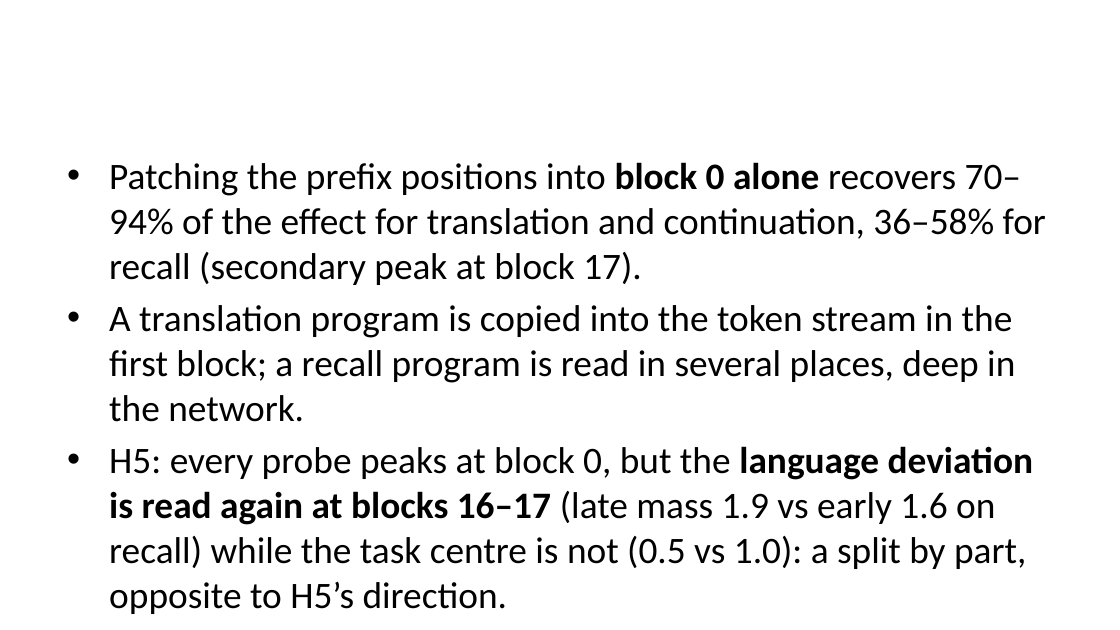
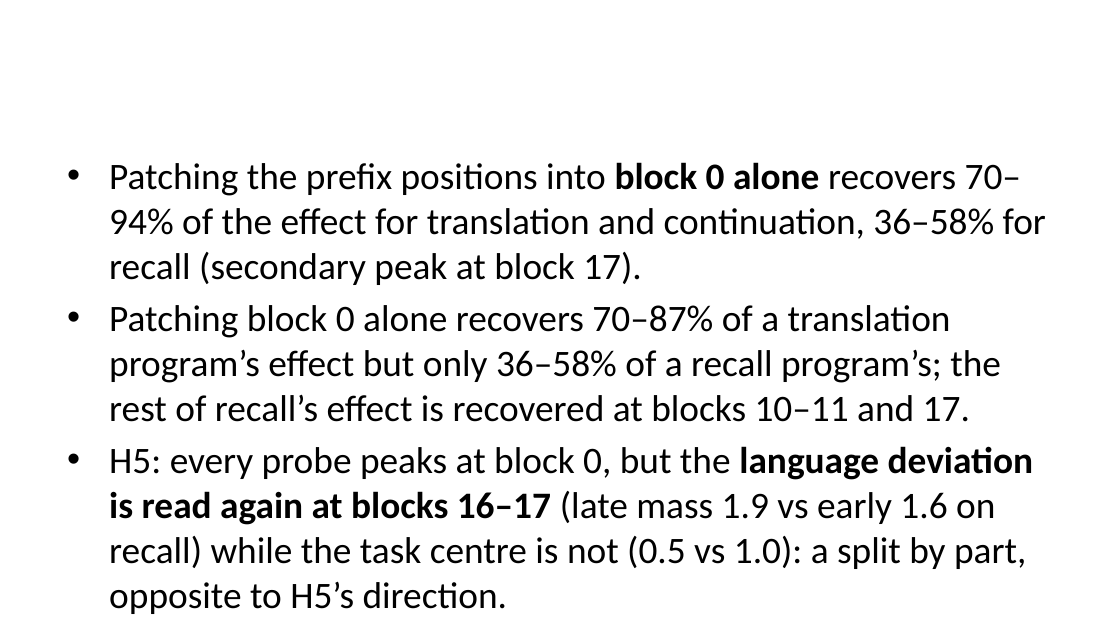
Before and after one commit to sirotenkogeorgii/prefix-programs, a slide deck: slide 15 of slides/slides.pptx. Drawn at 1120x630 pixels with LibreOffice and Linux fonts; fonts in the diff are those of the drawing. Boxes give left, top, right and bottom in pixels: in the first picture for what was removed or moved away, otherwise in the second. Text is boxed around its words. In the diff, an @@ line names an element or a change of style, - is before the commit and + after.

```diff
--- a/slides/slides.pptx
+++ b/slides/slides.pptx
@@ text at [109,305,1001,422]: text changed @@
-• A translation program is copied into the token stream in the first block; a recall program is read in several places, deep in the network.
+• Patching block 0 alone recovers 70–87% of a translation program’s effect but only 36–58% of a recall program’s; the rest of recall’s effect is recovered at blocks 10–11 and 17.
```
Also in this commit, not shown: 6 other files.
